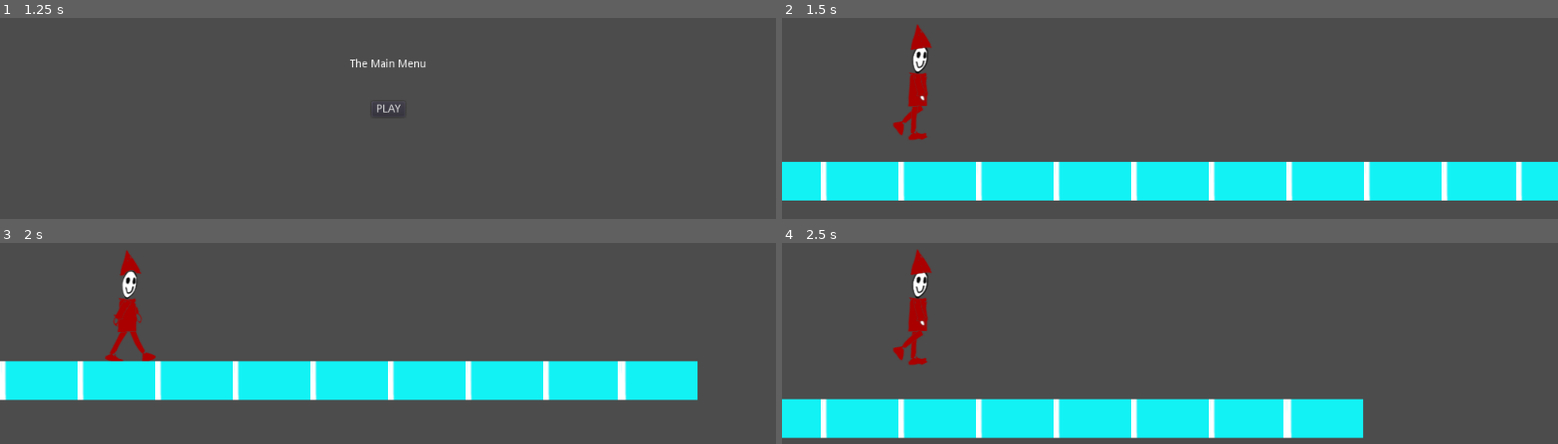
Above: before the commit, frames 1-4 (two rows, left to right).
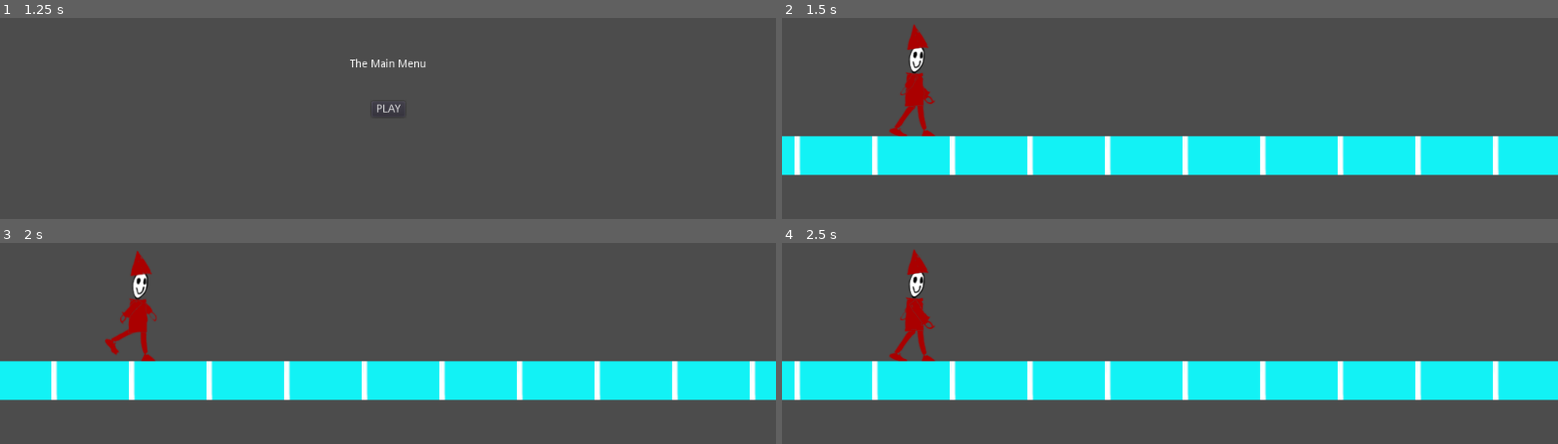
Above: after the commit, the same moments.

Repository: the-g-force/FamJam-December2020
Game: Godot game, scene res://src/SplashScreen.tscn
The game is run twice, just before and just after one commit, with the same random seed, the same clock (stepped at 60 frames per second) and the same inputs.
Inputs (mouse positions are in pixels of both pictures, inside the frame that each line leads up to):
- Up to frame 1 (1.25 s): tap Enter at 0.5 s; move the mouse to (558, 42) at 0.52 s; click (558, 42) at 0.67 s; tap Space (jump) at 0.77 s
- Up to frame 2 (1.5 s): click "PLAY" at 1.25 s
- Up to frame 3 (2 s): no input
- Up to frame 4 (2.5 s): move the mouse to (1014, 313) at 2.02 s; click (1014, 313) at 2.17 s; tap Space (jump) at 2.27 s

Frame 1 is identical in both runs. In frame 2, 28% of the frame differs, in the area x 0-100%, y 3-91%; in frame 3, 6.6%; in frame 4, 35%, in the area x 0-100%, y 3-98%.

Commit message:
Use start of tile triggers to create new off-screen tiles

Diff:
--- a/project/src/Elf.tscn
+++ b/project/src/Elf.tscn
@@ -37,5 +37,5 @@
 position = Vector2( 2.32352, -76.9511 )
 frames = SubResource( 2 )
 animation = "walk"
-frame = 7
+frame = 8
 playing = true
--- a/project/src/TestLevel.gd
+++ b/project/src/TestLevel.gd
@@ -3,32 +3,22 @@
 
 const TILE : PackedScene = preload("res://src/Tile.tscn")
 
-export var tile_spawn_delay := 1.0
-export var tile_speed := 200.0
-
-
-var was_gap_last_cycle := false
-
-var _until_next_tile := 0.0
-
-var _tile_sequence := 0
+var _last_placement = 0
 
 onready var _TILE_WIDTH = 100
 onready var _tiles := $Tiles
+onready var _elf := $Elf
 
 func _ready():
-	randomize()
+	for x in range(0,1100,100):
+		_create_tile_at(x)
 
+# warning-ignore:return_value_discarded
+func _create_tile_at(x:float)->void:
+	var new_tile := TILE.instance()
+	new_tile.position.x = x
+	_tiles.add_child(new_tile)
+	new_tile.connect("tile_entered", self, "_on_Tile_entered", [new_tile], CONNECT_ONESHOT)
 
-func _process(delta):
-	_until_next_tile -= tile_speed * delta
-	if _until_next_tile <= 0:
-#		if _tile_sequence == 2:
-#			_tile_sequence = 0
-#		else:
-		var new_tile = TILE.instance()
-		new_tile.position.x = int(1000 + _until_next_tile)
-		_tiles.add_child(new_tile)
-		_tile_sequence += 1
-
-		_until_next_tile += _TILE_WIDTH
+func _on_Tile_entered(tile:Node2D):
+	call_deferred("_create_tile_at", tile.position.x + 900)
--- a/project/src/TestLevel.tscn
+++ b/project/src/TestLevel.tscn
@@ -1,47 +1,17 @@
-[gd_scene load_steps=4 format=2]
+[gd_scene load_steps=3 format=2]
 
 [ext_resource path="res://src/Elf.tscn" type="PackedScene" id=1]
 [ext_resource path="res://src/TestLevel.gd" type="Script" id=2]
-[ext_resource path="res://src/Tile.tscn" type="PackedScene" id=3]
 
 [node name="TestLevel" type="Node2D"]
 script = ExtResource( 2 )
 
 [node name="Elf" parent="." instance=ExtResource( 1 )]
-position = Vector2( 166, 400 )
+position = Vector2( 0, 400 )
 
 [node name="Camera2D" type="Camera2D" parent="Elf"]
 position = Vector2( 334, -100 )
 current = true
 
 [node name="Tiles" type="Node2D" parent="."]
-position = Vector2( 0, 440 )
-
-[node name="Tile" parent="Tiles" instance=ExtResource( 3 )]
-
-[node name="Tile2" parent="Tiles" instance=ExtResource( 3 )]
-position = Vector2( 100, 0 )
-
-[node name="Tile3" parent="Tiles" instance=ExtResource( 3 )]
-position = Vector2( 200, 0 )
-
-[node name="Tile4" parent="Tiles" instance=ExtResource( 3 )]
-position = Vector2( 300, 0 )
-
-[node name="Tile5" parent="Tiles" instance=ExtResource( 3 )]
-position = Vector2( 400, 0 )
-
-[node name="Tile6" parent="Tiles" instance=ExtResource( 3 )]
-position = Vector2( 500, 0 )
-
-[node name="Tile7" parent="Tiles" instance=ExtResource( 3 )]
-position = Vector2( 600, 0 )
-
-[node name="Tile8" parent="Tiles" instance=ExtResource( 3 )]
-position = Vector2( 700, 0 )
-
-[node name="Tile9" parent="Tiles" instance=ExtResource( 3 )]
-position = Vector2( 800, 0 )
-
-[node name="Tile10" parent="Tiles" instance=ExtResource( 3 )]
-position = Vector2( 900, 0 )
+position = Vector2( -200, 400 )
--- a/project/src/Tile.gd
+++ b/project/src/Tile.gd
@@ -1,4 +1,6 @@
 extends StaticBody2D
+
+signal tile_entered
 
 func _process(_delta):
 	if position.x + $CollisionShape2D.shape.extents.x*2 < 0:
@@ -7,3 +9,7 @@
 
 func width()->float:
 	return 100.0
+
+
+func _on_TileEnterArea_body_entered(_body):
+	emit_signal("tile_entered")
--- a/project/src/Tile.tscn
+++ b/project/src/Tile.tscn
@@ -1,10 +1,13 @@
-[gd_scene load_steps=4 format=2]
+[gd_scene load_steps=5 format=2]
 
 [ext_resource path="res://src/Tile.gd" type="Script" id=1]
 [ext_resource path="res://assets/tile.png" type="Texture" id=2]
 
 [sub_resource type="RectangleShape2D" id=1]
 extents = Vector2( 50, 20 )
+
+[sub_resource type="RectangleShape2D" id=2]
+extents = Vector2( 20, 400 )
 
 [node name="Tile" type="StaticBody2D"]
 script = ExtResource( 1 )
@@ -22,3 +25,10 @@
 __meta__ = {
 "_edit_lock_": true
 }
+
+[node name="TileEnterArea" type="Area2D" parent="."]
+
+[node name="CollisionShape2D" type="CollisionShape2D" parent="TileEnterArea"]
+position = Vector2( 20, -400 )
+shape = SubResource( 2 )
+[connection signal="body_entered" from="TileEnterArea" to="." method="_on_TileEnterArea_body_entered"]
